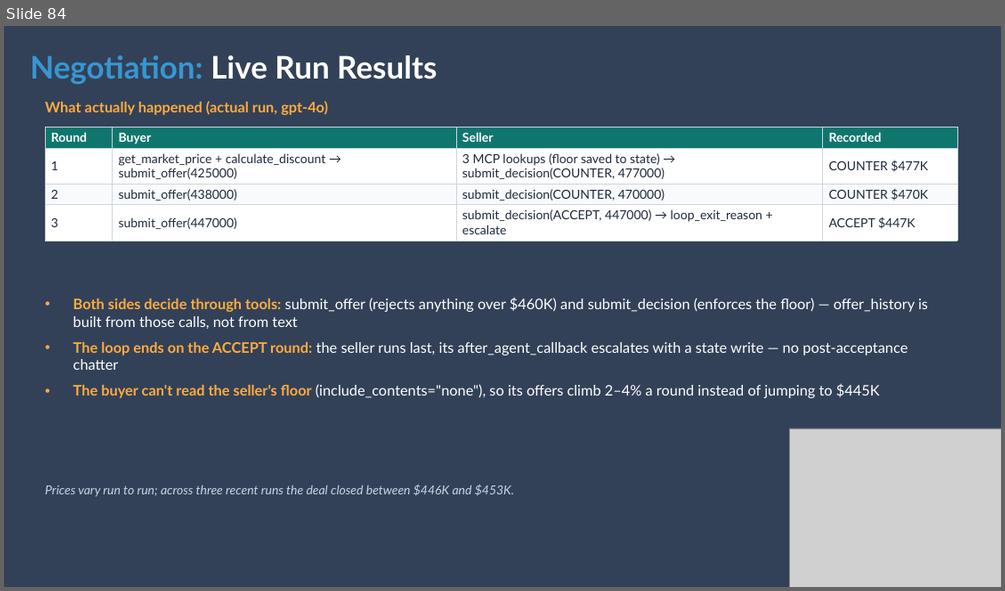
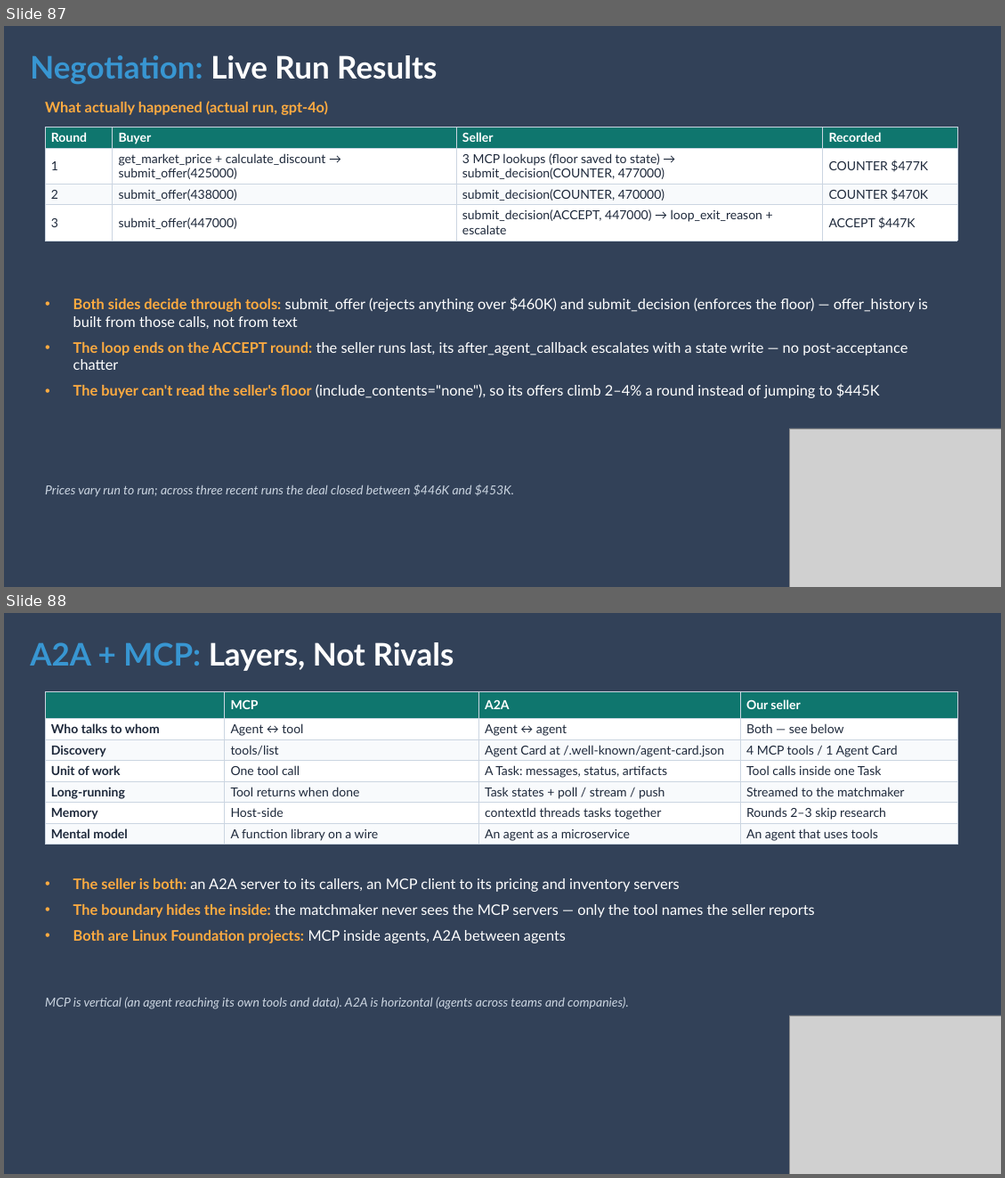
Before and after one commit to jeev1992/real-estate-negotiation-simulator, a slide deck: Week 6 _ Agent Communication Protocols_ MCP, A2A, and Google ADK.pptx. Shown one above the other, each under a label of ours: slide 84 before the commit, slides 87 and 88 after it. The pictures are 1005x591 and 1005x1178 pixels, drawn with LibreOffice and Linux fonts; fonts in the diff are those of the drawing; grey boxes stand for pictures. Boxes give left, top, right and bottom in pixels: in the first picture for what was removed or moved away, otherwise in the second. Text is boxed around its words. In the diff, an @@ line names an element or a change of style, - is before the commit and + after.

```diff
--- a/Week 6 _ Agent Communication Protocols_ MCP, A2A, and Google ADK.pptx
+++ b/Week 6 _ Agent Communication Protocols_ MCP, A2A, and Google ADK.pptx
@@ slide 88 added at (x1=4, y1=613, x2=1001, y2=1174), background #324158 @@
@@ text added at (x1=30, y1=642, x2=454, y2=671), 30 pt, text #FFFFFF, bold @@
+A2A + MCP: Layers, Not Rivals
@@ table added at (x1=45, y1=691, x2=957, y2=844), 7 rows, 4 columns @@
+ | MCP | A2A | Our seller
+Who talks to whom | Agent ↔ tool | Agent ↔ agent | Both — see below
+Discovery | tools/list | Agent Card at /.well-known/agent-card.json | 4 MCP tools / 1 Agent Card
+Unit of work | One tool call | A Task: messages, status, artifacts | Tool calls inside one Task
+Long-running | Tool returns when done | Task states + poll / stream / push | Streamed to the matchmaker
+Memory | Host-side | contextId threads tasks together | Rounds 2–3 skip research
+Mental model | A function library on a wire | An agent as a microservice | An agent that uses tools
@@ text added at (x1=73, y1=878, x2=815, y2=943), 14 pt, text #FFFFFF @@
+• The seller is both: an A2A server to its callers, an MCP client to its pricing and inventory servers
+• The boundary hides the inside: the matchmaker never sees the MCP servers — only the tool names the seller reports
+• Both are Linux Foundation projects: MCP inside agents, A2A between agents
@@ text added at (x1=45, y1=997, x2=629, y2=1009), 12 pt, text #CBD5E1, italic @@
+MCP is vertical (an agent reaching its own tools and data). A2A is horizontal (agents across teams and companies).
@@ picture added at (x1=790, y1=1015, x2=1001, y2=1174) @@
@@ what was slide 84 is now slide 87 @@
```
Also in this commit, not shown: 2 slides changed, 6 other slides added, 21 other files.
